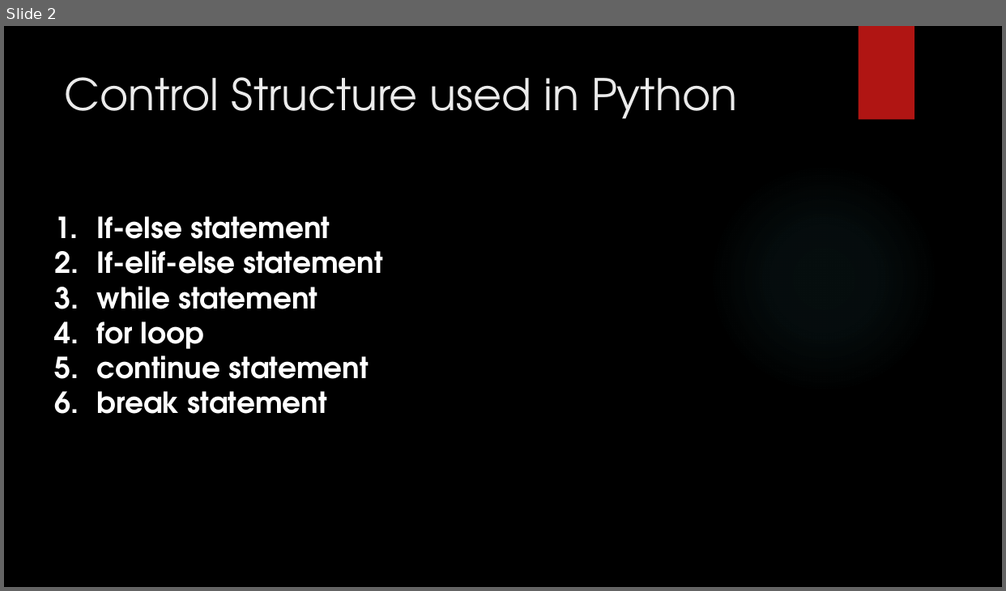
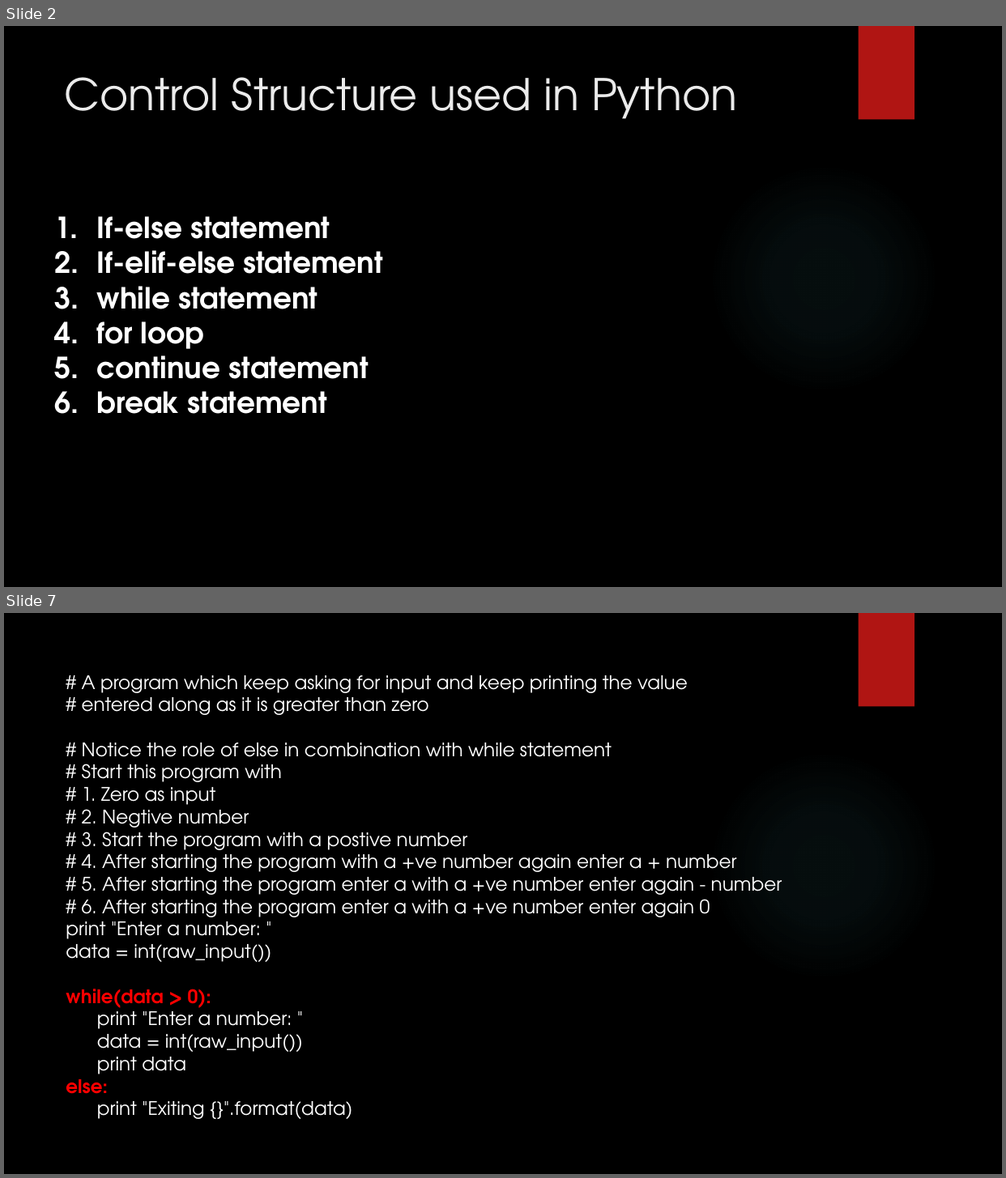
Before and after one commit to girishsukukumar/python, a slide deck: 3. Control_structures.pptx. Shown one above the other, each under a label of ours: slide 2 before the commit, slides 2 and 7 after it; the slides between them are not shown. The pictures are 1006x591 and 1006x1178 pixels, drawn with LibreOffice and Linux fonts; fonts in the diff are those of the drawing; background and template pictures are left out. Boxes give left, top, right and bottom in pixels: in the first picture for what was removed or moved away, otherwise in the second. Text is boxed around its words. In the diff, an @@ line names an element or a change of style, - is before the commit and + after.

```diff
--- a/3. Control_structures.pptx
+++ b/3. Control_structures.pptx
@@ slide 7 added at (4,613,1002,1174), background picture (left out); not listed: 2 template elements that a slide beside it also shows @@
@@ text added at (66,675,782,1119), 18 pt, text #FFFFFF @@
+# A program which keep asking for input and keep printing the value
+# entered along as it is greater than zero
+# Notice the role of else in combination with while statement
+# Start this program with
+# 1. Zero as input
+# 2. Negtive number
+# 3. Start the program with a postive number
+# 4. After starting the program with a +ve number again enter a + number
+# 5. After starting the program enter a with a +ve number enter again - number
+# 6. After starting the program enter a with a +ve number enter again 0
+print "Enter a number: "
+data = int(raw_input())
+while(data > 0):
+print "Enter a number: "
+data = int(raw_input())
+print data
+else:
+print "Exiting {}".format(data)
```
Also in this commit, not shown: 5 other slides added, 4 slides removed, 1 other file.
